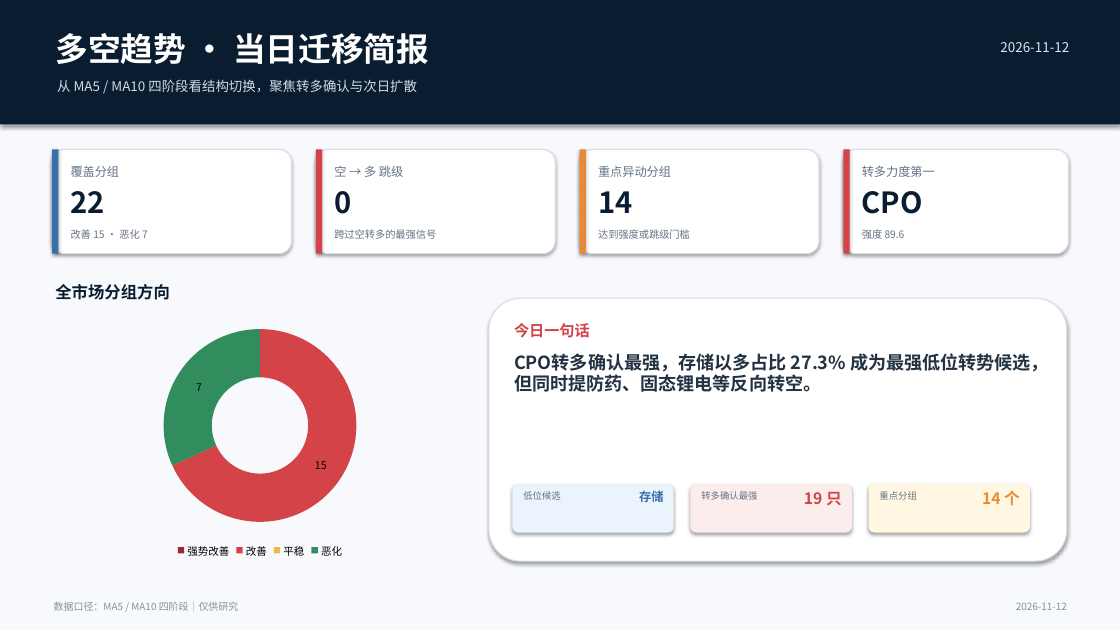
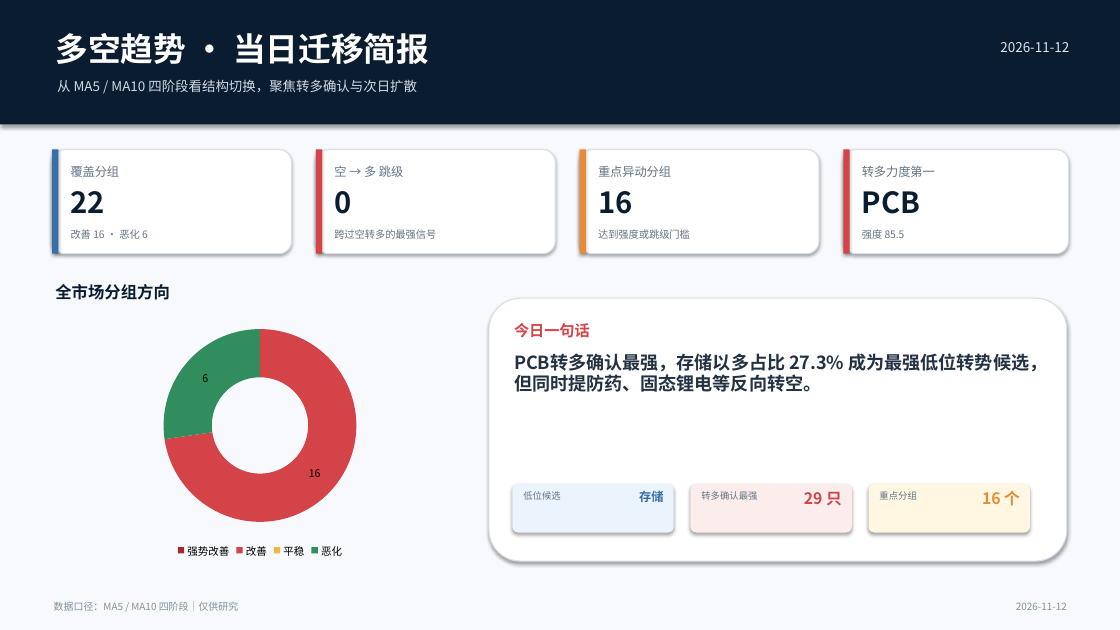
Before and after one commit to nancybhc/a-share-blast-lab, a slide deck: slide 1 of assets/多空阶段简报_2026-11-12.pptx. Drawn at 1120x630 pixels with LibreOffice and Linux fonts; fonts in the diff are those of the drawing. Boxes give left, top, right and bottom in pixels: in the first picture for what was removed or moved away, otherwise in the second. Text is boxed around its words. In the diff, an @@ line names an element or a change of style, - is before the commit and + after.

```diff
--- a/assets/多空阶段简报_2026-11-12.pptx
+++ b/assets/多空阶段简报_2026-11-12.pptx
@@ text at [598, 191, 632, 214]: text changed @@
-14
+16
@@ text at [862, 191, 920, 214]: text changed @@
-CPO
+PCB
@@ text at [71, 229, 148, 239]: text changed @@
-改善 15 · 恶化 7
+改善 16 · 恶化 6
@@ text at [862, 229, 905, 239]: text changed @@
-强度 89.6
+强度 85.5
@@ doughnut chart at [60, 318, 460, 561] @@
@@ Series 1, 改善: 15 to 16 @@
@@ Series 1, 恶化: 7 to 6 @@
@@ text at [514, 353, 1047, 392]: text changed @@
-CPO转多确认最强，存储以多占比 27.3% 成为最强低位转势候选，但同时提防药、固态锂电等反向转空。
+PCB转多确认最强，存储以多占比 27.3% 成为最强低位转势候选，但同时提防药、固态锂电等反向转空。
@@ text at [804, 492, 842, 505]: text changed @@
-19 只
+29 只
@@ text at [982, 491, 1020, 506]: text changed @@
-14 个
+16 个
```
Also in this commit, not shown: 3 other slides changed, 6 other files.
